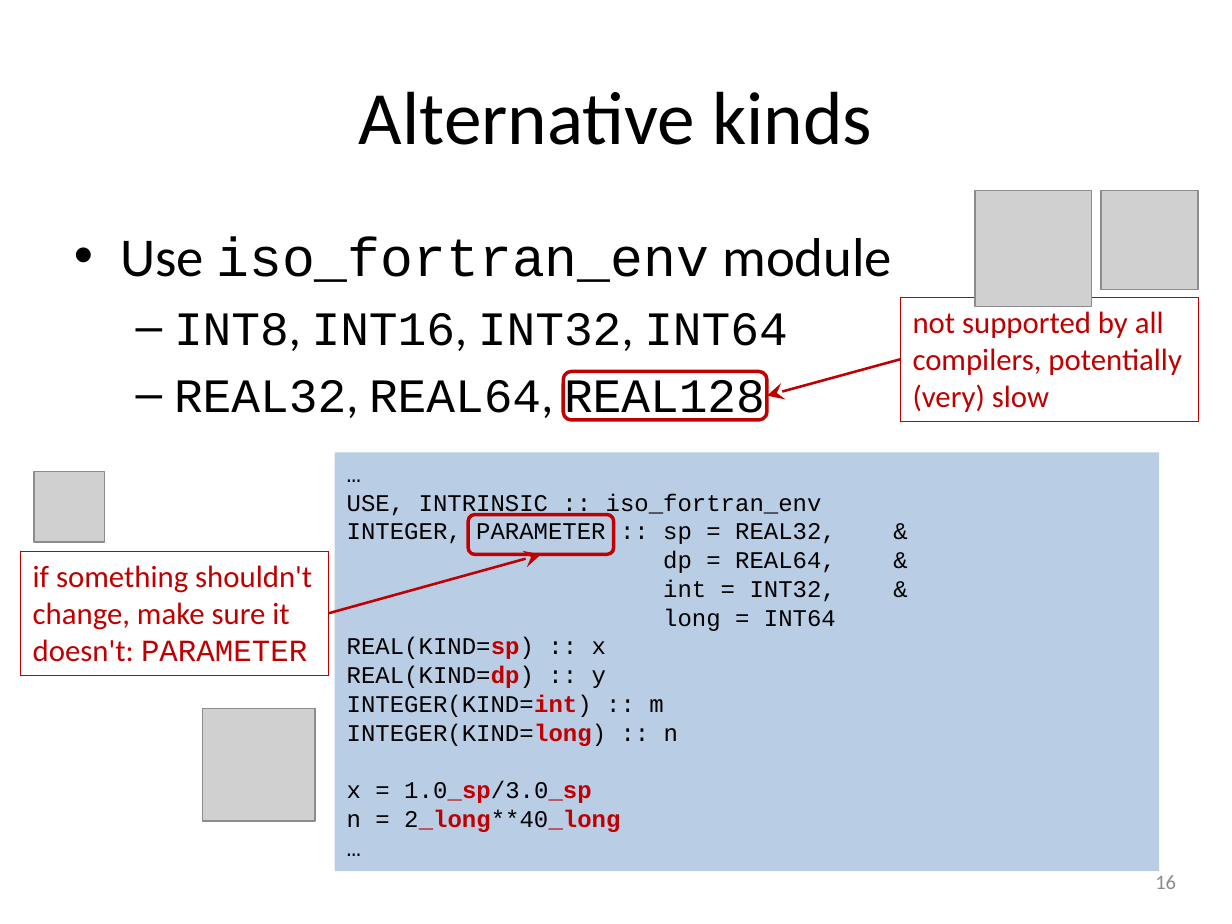
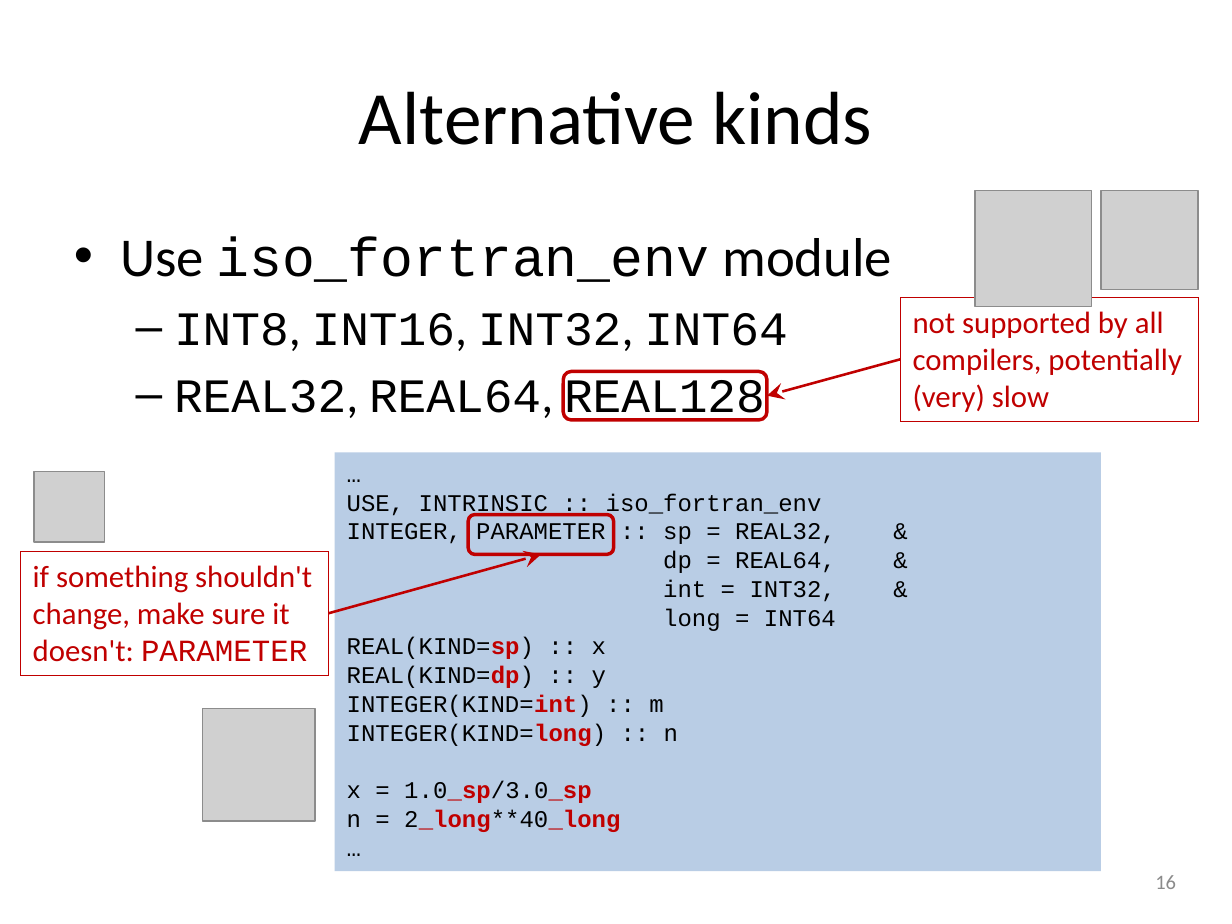
Before and after one commit to gjbex/Fortran-for-programmers, a slide deck: slide 16 of fortran_for_programmers.pptx. Drawn at 1232x924 pixels with LibreOffice and Linux fonts; fonts in the diff are those of the drawing; grey boxes stand for pictures. Boxes give left, top, right and bottom in pixels: in the first picture for what was removed or moved away, otherwise in the second. Text is boxed around its words. In the diff, an @@ line names an element or a change of style, - is before the commit and + after.

```diff
--- a/fortran_for_programmers.pptx
+++ b/fortran_for_programmers.pptx
@@ rectangle "…": place and size @@
-rectangle "…" at <box>335,452,1159,871</box>
+rectangle "…" at <box>335,452,1101,871</box>
```
Also in this commit, not shown: 5 other slides changed.
